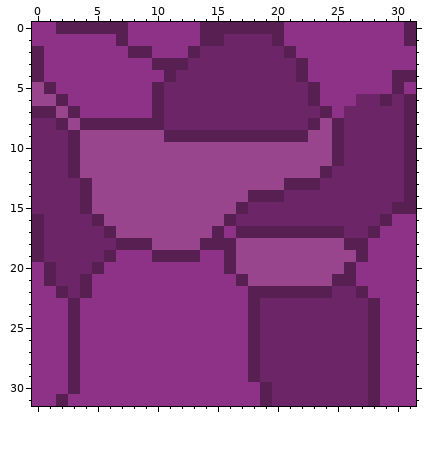
Two states of a pixel-art sprite, GM/assets/resources/Texture/tile/tile003.png. Above: the version before the commit.
The file is 32x32 pixels.
Now the later version:
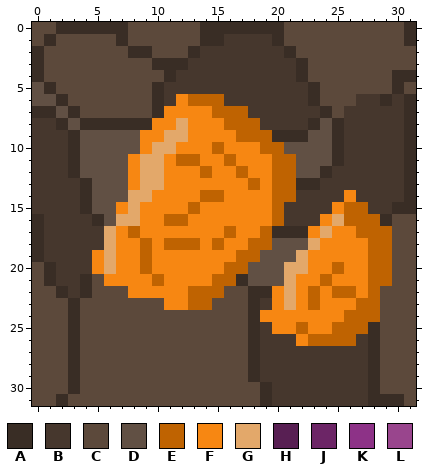
Palette (. is transparent): A #392d25  B #46372d  C #5c493b  D #615044  E #bf6301  F #f78712  G #e3a86a  H #581f53  J #6c2566  K #8d3287  L #99458d
Diff:
Changed rows in their new state; - is an unchanged pixel.
first column x 0:
 0 CCAAAAAACCCCCCAAAAAAACCCCCCCCCCA
 1 CACCCCCACCCCCCAABBBBACCCCCCCCCCA
 2 ACCCCCCCAACCCABBBBBBBACCCCCCCCCC
 3 ACCCCCCCCCAAABBBBBBBBBACCCCCCCCC
 4 ACCCCCCCCCCABBBBBBBBBBACCCCCCCAA
 5 DACCCCCCCCABBBBBBBBBBBBACCCCCCAC
 6 DDACCCCCCCABFEEEBBBBBBBACCCBBABA
 7 AADACCCCCCAFFFFEEEBBBBBBACBBBBBA
 8 BBADAAAAAAFFGFFFEEEBBBBADABBBBBA
 9 BBBADDDDDFFGGFFFFEEEAAADDABBBBBA
10 BBBADDDDDFGGFFFEFFFEEDDDDABBBBBA
11 BBBADDDDFGGFEEFFEFFFEEDDDABBBBBA
12 BBBADDDDFGGFFFEFFEFFEEDDABBBBBBA
13 BBBBADDDFGGFFFFFFFEFEEAABBBBBBBA
14 BBBBADDDGGFFFFEEFFFFEEBBBBFBBBBA
15 BBBBADDFGFFFFEFFFFFFEBBBBFEEBBAA
16 ABBBBADGGFFEEFFFFFFFEBBBFGEEEACC
17 ABBBBBGFEFFFFFFFEFFEAAAFGFFEEECC
18 ABBBBBGFFEFEEEFEFFEEDDDGFFFFEECC
19 ABBBBFGFFEFFFFFFFEEDDDGFFFFFEECC
20 CABBBFGFFEFFFFFFEEDDDGGFFEFFEECC
21 CABBACFFFFEFFFFEEADDDGFFEFFFEECC
22 CCABACCCFFFFFEEECCAAFGFEFEEFECCC
23 CCCACCCCCCCFFEECCCABFGFEFFFEECCC
24 CCCACCCCCCCCCCCCCCAFFFFFFFEEECCC
25 CCCACCCCCCCCCCCCCCABFFEFFEEEACCC
26 CCCACCCCCCCCCCCCCCABBBFEEEEBACCC
27 CCCACCCCCCCCCCCCCCABBBBBBBBBACCC
28 CCCACCCCCCCCCCCCCCABBBBBBBBBACCC
29 CCCACCCCCCCCCCCCCCABBBBBBBBBACCC
30 CCCACCCCCCCCCCCCCCCABBBBBBBBACCC
31 CCACCCCCCCCCCCCCCCCABBBBBBBBAAAC
